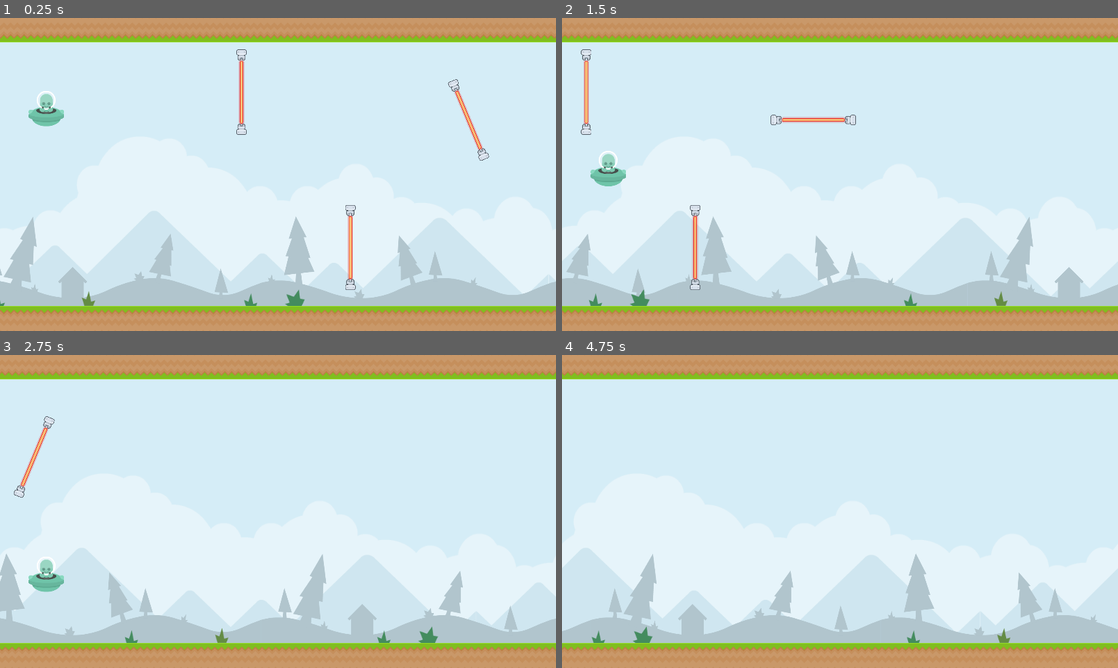
Above: before the commit, frames 1-4 (two rows, left to right).
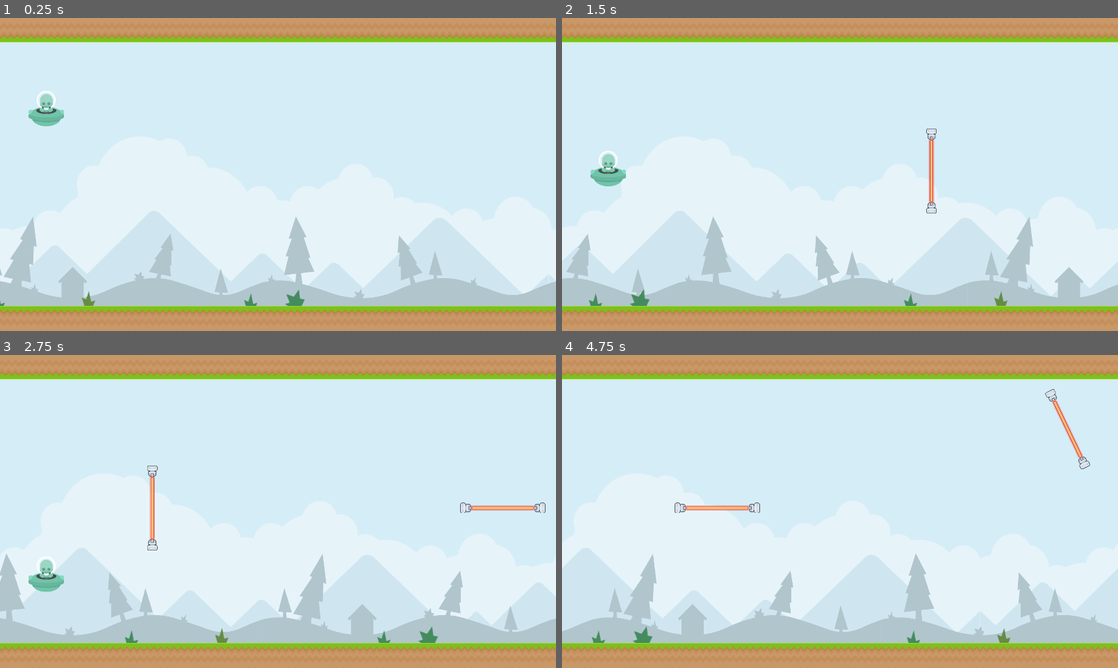
Above: after the commit, the same moments.

Repository: tumatihub/jetpack
Game: Godot game, scene res://levels/sandbox.tscn
Same seed, same stepped clock (60 frames per second), same inputs: the game is played once before the commit and once after it.
Inputs:
- Up to frame 1 (0.25 s): no input
- Up to frame 2 (1.5 s): hold Space (thrust) 0.53-1.28 s
- Up to frame 3 (2.75 s): hold Space (thrust) from 2.03 s (still down)
- Up to frame 4 (4.75 s): release Space (thrust) at 3.53 s

The runs differ from the first frame. In frame 1, 0.8% of the frame differs, in the area x 42-88%, y 10-87%; in frame 2, 1.1%, in the area x 3-68%, y 10-87%; in frame 3, 0.8%; in frame 4, 0.5%.

Commit message:
Spawn laser barriers

Diff:
--- /dev/null
+++ b/entities/spawner/spawn_item.gd
@@ -0,0 +1,6 @@
+class_name SpawnItem
+extends Resource
+
+@export var scene: PackedScene
+@export var time_before_next: float = 1
+@export var possible_positions: Array[Vector2]
--- /dev/null
+++ b/entities/spawner/spawner.gd
@@ -0,0 +1,19 @@
+class_name Spawner
+extends Node2D
+
+@export var _obstacles: Array[SpawnItem]
+@export var _timer: Timer
+
+func _ready() -> void:
+	_timer.timeout.connect(_on_timer_timeout)
+	spawn()
+
+func spawn() -> void:
+	var item := _obstacles.pick_random() as SpawnItem
+	var instance := item.scene.instantiate() as Node2D
+	add_child(instance)
+	instance.global_position = item.possible_positions.pick_random()
+	_timer.start(item.time_before_next)
+
+func _on_timer_timeout() -> void:
+	spawn()
--- /dev/null
+++ b/entities/spawner/spawner.tscn
@@ -0,0 +1,15 @@
+[gd_scene load_steps=6 format=3 uid="uid://dbyo4de62tgva"]
+
+[ext_resource type="Script" path="res://entities/spawner/spawner.gd" id="1_omlbp"]
+[ext_resource type="Script" path="res://entities/spawner/spawn_item.gd" id="2_l8ehh"]
+[ext_resource type="Resource" uid="uid://dcgvnkd8e5y5c" path="res://obstacles/laser_barrier/resources/laser_barrier.tres" id="3_opx8m"]
+[ext_resource type="Resource" uid="uid://ffigbgrbun4l" path="res://obstacles/laser_barrier/resources/laser_barrier_spin.tres" id="4_c8vr8"]
+[ext_resource type="Resource" uid="uid://bvo1anlqh8pn6" path="res://obstacles/laser_barrier/resources/laser_barrier_vertical.tres" id="5_wb2om"]
+
+[node name="Spawner" type="Node2D" node_paths=PackedStringArray("_timer")]
+script = ExtResource("1_omlbp")
+_obstacles = Array[ExtResource("2_l8ehh")]([ExtResource("3_opx8m"), ExtResource("4_c8vr8"), ExtResource("5_wb2om")])
+_timer = NodePath("Timer")
+
+[node name="Timer" type="Timer" parent="."]
+one_shot = true
--- a/levels/sandbox.tscn
+++ b/levels/sandbox.tscn
@@ -1,8 +1,9 @@
-[gd_scene load_steps=4 format=3 uid="uid://no6gj2dgu5sl"]
+[gd_scene load_steps=5 format=3 uid="uid://no6gj2dgu5sl"]
 
 [ext_resource type="PackedScene" uid="uid://yiojagcmj4p1" path="res://entities/player/player.tscn" id="1_dbpqp"]
 [ext_resource type="PackedScene" uid="uid://cy64667b5qhnj" path="res://levels/bg.tscn" id="1_htlry"]
 [ext_resource type="PackedScene" uid="uid://dgpu724mm3tc4" path="res://obstacles/laser_barrier/laser_barrier.tscn" id="3_6ie7o"]
+[ext_resource type="PackedScene" uid="uid://dbyo4de62tgva" path="res://entities/spawner/spawner.tscn" id="4_kgs0o"]
 
 [node name="Sandbox" type="Node2D"]
 
@@ -12,14 +13,24 @@
 position = Vector2(160, 280)
 
 [node name="LaserBarrier" parent="." instance=ExtResource("3_6ie7o")]
-position = Vector2(984, 256)
+visible = false
+position = Vector2(1000, 248)
 rotation = 1.57079
 
 [node name="LaserBarrier2" parent="." instance=ExtResource("3_6ie7o")]
-position = Vector2(1360, 792)
+visible = false
+position = Vector2(1440, 800)
+rotation = 1.57079
+
+[node name="LaserBarrier4" parent="." instance=ExtResource("3_6ie7o")]
+visible = false
+position = Vector2(544, 528)
 rotation = 1.57079
 
 [node name="LaserBarrier3" parent="." instance=ExtResource("3_6ie7o")]
+visible = false
 position = Vector2(1768, 352)
 rotation = 0.785397
 _spin = true
+
+[node name="Spawner" parent="." instance=ExtResource("4_kgs0o")]
--- /dev/null
+++ b/obstacles/laser_barrier/laser_barrier_spin.tscn
@@ -0,0 +1,6 @@
+[gd_scene load_steps=2 format=3 uid="uid://6h2m0yynsh6c"]
+
+[ext_resource type="PackedScene" uid="uid://dgpu724mm3tc4" path="res://obstacles/laser_barrier/laser_barrier.tscn" id="1_3drsm"]
+
+[node name="LaserBarrierSpin" instance=ExtResource("1_3drsm")]
+_spin = true
--- /dev/null
+++ b/obstacles/laser_barrier/laser_barrier_vertical.tscn
@@ -0,0 +1,6 @@
+[gd_scene load_steps=2 format=3 uid="uid://dq4ndx4q65eu1"]
+
+[ext_resource type="PackedScene" uid="uid://dgpu724mm3tc4" path="res://obstacles/laser_barrier/laser_barrier.tscn" id="1_ycij8"]
+
+[node name="LaserBarrierVertical" instance=ExtResource("1_ycij8")]
+rotation = 1.57079
--- /dev/null
+++ b/obstacles/laser_barrier/resources/laser_barrier.tres
@@ -0,0 +1,10 @@
+[gd_resource type="Resource" script_class="SpawnItem" load_steps=3 format=3 uid="uid://dcgvnkd8e5y5c"]
+
+[ext_resource type="PackedScene" uid="uid://dgpu724mm3tc4" path="res://obstacles/laser_barrier/laser_barrier.tscn" id="1_b6f2m"]
+[ext_resource type="Script" path="res://entities/spawner/spawn_item.gd" id="2_dnfhp"]
+
+[resource]
+script = ExtResource("2_dnfhp")
+scene = ExtResource("1_b6f2m")
+time_before_next = 2.0
+possible_positions = Array[Vector2]([Vector2(2176, 256), Vector2(2176, 800), Vector2(2176, 528)])
--- /dev/null
+++ b/obstacles/laser_barrier/resources/laser_barrier_spin.tres
@@ -0,0 +1,10 @@
+[gd_resource type="Resource" script_class="SpawnItem" load_steps=3 format=3 uid="uid://ffigbgrbun4l"]
+
+[ext_resource type="PackedScene" uid="uid://6h2m0yynsh6c" path="res://obstacles/laser_barrier/laser_barrier_spin.tscn" id="1_8ivrb"]
+[ext_resource type="Script" path="res://entities/spawner/spawn_item.gd" id="2_rxuhr"]
+
+[resource]
+script = ExtResource("2_rxuhr")
+scene = ExtResource("1_8ivrb")
+time_before_next = 2.0
+possible_positions = Array[Vector2]([Vector2(2176, 256), Vector2(2176, 800), Vector2(2176, 528)])
--- /dev/null
+++ b/obstacles/laser_barrier/resources/laser_barrier_vertical.tres
@@ -0,0 +1,10 @@
+[gd_resource type="Resource" script_class="SpawnItem" load_steps=3 format=3 uid="uid://bvo1anlqh8pn6"]
+
+[ext_resource type="PackedScene" uid="uid://dq4ndx4q65eu1" path="res://obstacles/laser_barrier/laser_barrier_vertical.tscn" id="1_wr5e7"]
+[ext_resource type="Script" path="res://entities/spawner/spawn_item.gd" id="2_a8ilx"]
+
+[resource]
+script = ExtResource("2_a8ilx")
+scene = ExtResource("1_wr5e7")
+time_before_next = 2.0
+possible_positions = Array[Vector2]([Vector2(2176, 256), Vector2(2176, 800), Vector2(2176, 528)])
